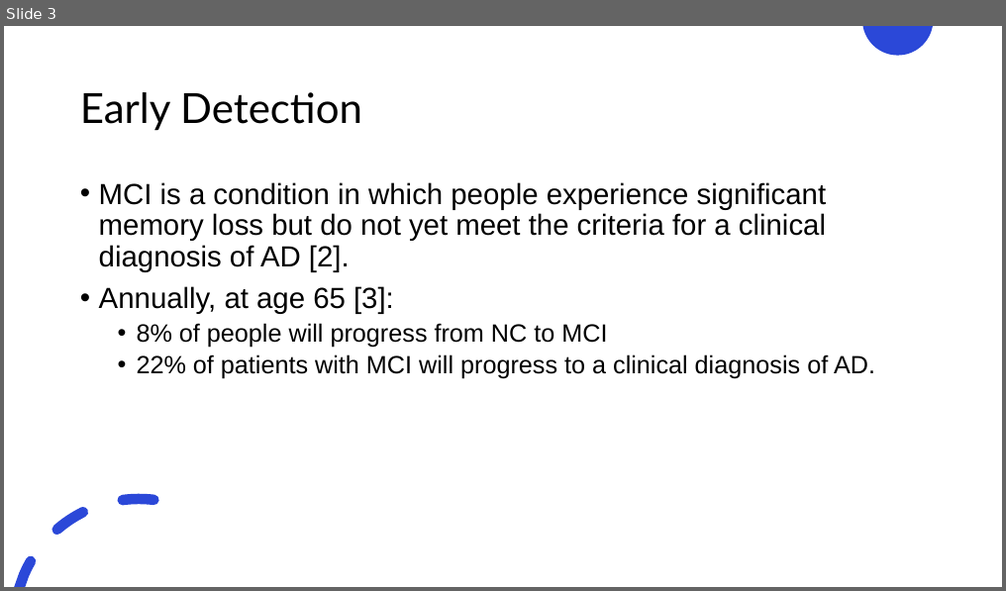
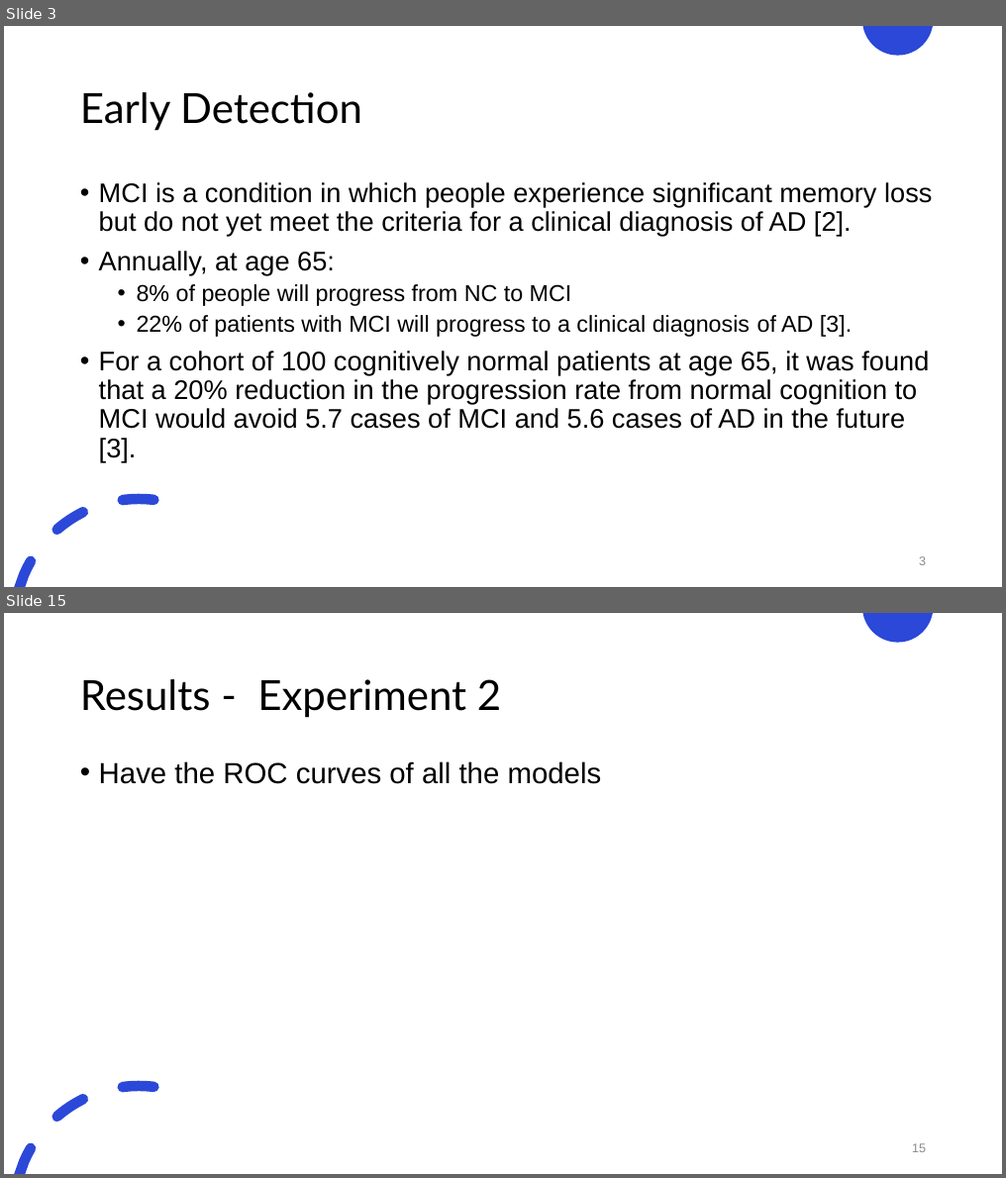
Before and after one commit to justin-bardwell/JB_AD, a slide deck: 21961992_Seminar.pptx. Shown one above the other, each under a label of ours: slide 3 before the commit, slides 3 and 15 after it; the slides between them are not shown. The pictures are 1006x591 and 1006x1178 pixels, drawn with LibreOffice and Linux fonts; fonts in the diff are those of the drawing. Boxes give left, top, right and bottom in pixels: in the first picture for what was removed or moved away, otherwise in the second. Text is boxed around its words. In the diff, an @@ line names an element or a change of style, - is before the commit and + after.

```diff
--- a/21961992_Seminar.pptx
+++ b/21961992_Seminar.pptx
@@ slide 15 added at box(4, 613, 1002, 1174), background #FFFFFF; not listed: 2 template elements that a slide beside it also shows @@
@@ title added at box(80, 679, 501, 718), 40 pt, text #000000 @@
+Results - Experiment 2
@@ text added at box(99, 761, 602, 784), 28 pt, text #000000 @@
+• Have the ROC curves of all the models
@@ page number added at box(912, 1144, 926, 1153), 12 pt, text #8C8C8C @@
+15
@@ slide 3 changed as well @@
@@ text at box(99, 182, 932, 306): size 28 to 25.9 pt in "MCI is a condition in which people ..."; size 24 to 22.2 pt in "8% of people will progress from NC ..." @@
@@ text at box(99, 251, 335, 275): text changed; size 28 to 25.9 pt @@
-• Annually, at age 65 [3]:
+• Annually, at age 65:
@@ text at box(99, 315, 929, 463): text changed; size 24 to 25.9 pt @@
-  • 22% of patients with MCI will progress to a clinical diagnosis of AD.
+  • 22% of patients with MCI will progress to a clinical diagnosis of AD [3].
+• For a cohort of 100 cognitively normal patients at age 65, it was found that a 20% reduction in the progression rate from normal cognition to MCI would avoid 5.7 cases of MCI and 5.6 cases of AD in the future [3].
@@ page number added at box(919, 557, 926, 566), 12 pt, text #8C8C8C @@
+3
```
Also in this commit, not shown: 10 other slides changed, 6 other slides added, 5 slides removed, 1 other file.
